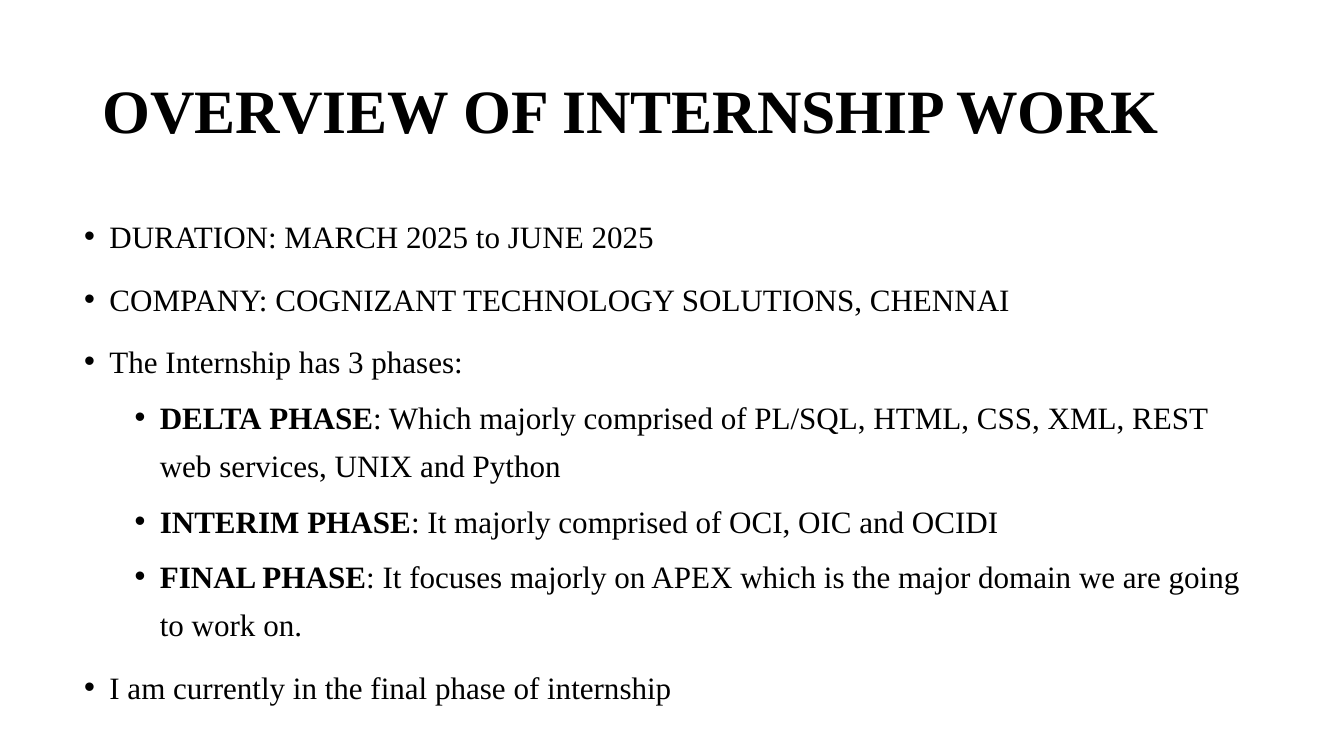
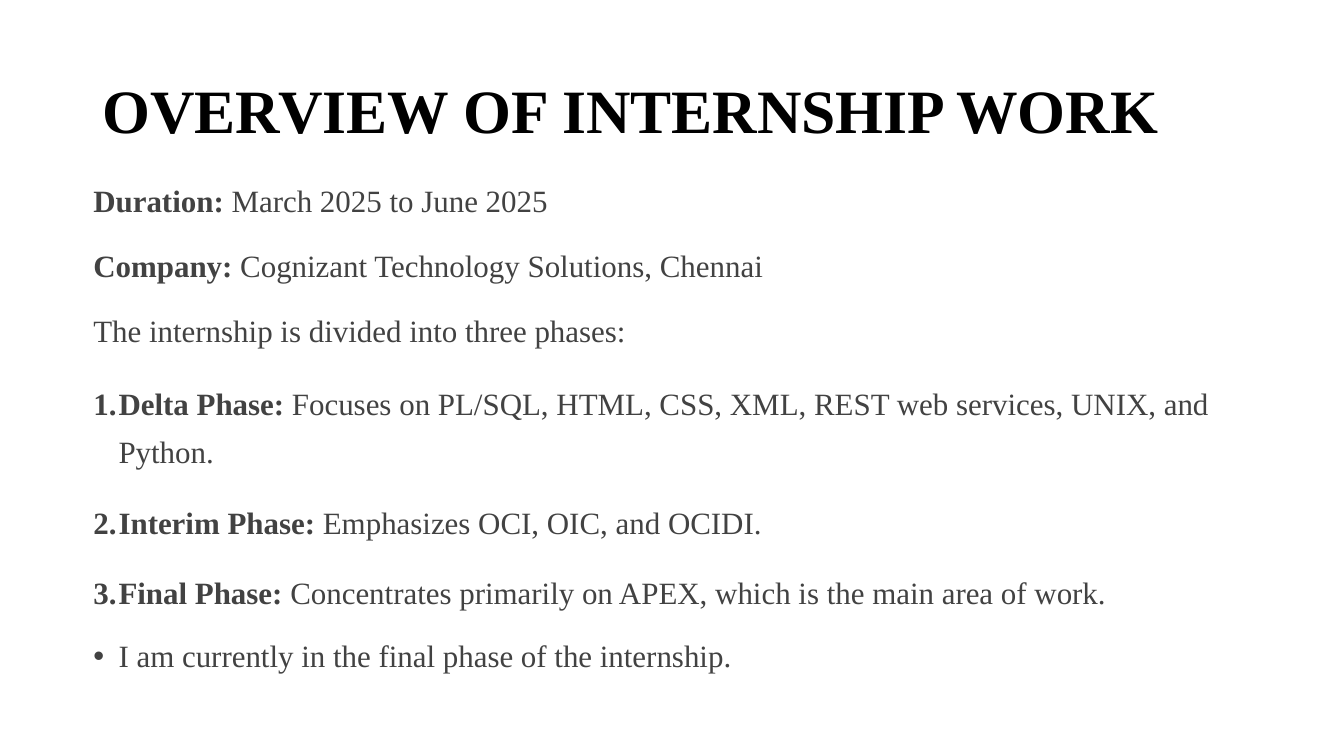
Before and after one commit to hariniariv/Report, a slide deck: slide 2 of ORACLE APEX.pptx. Drawn at 1344x756 pixels with LibreOffice and Linux fonts; fonts in the diff are those of the drawing. Boxes give left, top, right and bottom in pixels: in the first picture for what was removed or moved away, otherwise in the second. Text is boxed around its words. In the diff, an @@ line names an element or a change of style, - is before the commit and + after.

```diff
--- a/ORACLE APEX.pptx
+++ b/ORACLE APEX.pptx
@@ text at [93, 190, 1209, 673]: text changed; size 22.2 to 22.1 pt; text colour #000000 to #424242 @@
-• DURATION: MARCH 2025 to JUNE 2025
-• COMPANY: COGNIZANT TECHNOLOGY SOLUTIONS, CHENNAI
-• The Internship has 3 phases:
-  • DELTA PHASE: Which majorly comprised of PL/SQL, HTML, CSS, XML, REST web services, UNIX and Python
-  • INTERIM PHASE: It majorly comprised of OCI, OIC and OCIDI
-  • FINAL PHASE: It focuses majorly on APEX which is the major domain we are going to work on.
-• I am currently in the final phase of internship
+Duration: March 2025 to June 2025
+Company: Cognizant Technology Solutions, Chennai
+The internship is divided into three phases:
+1. Delta Phase: Focuses on PL/SQL, HTML, CSS, XML, REST web services, UNIX, and Python.
+2. Interim Phase: Emphasizes OCI, OIC, and OCIDI.
+3. Final Phase: Concentrates primarily on APEX, which is the main area of work.
+• I am currently in the final phase of the internship.
```
Also in this commit, not shown: 15 other slides changed, 4 slides added, 5 slides removed.
